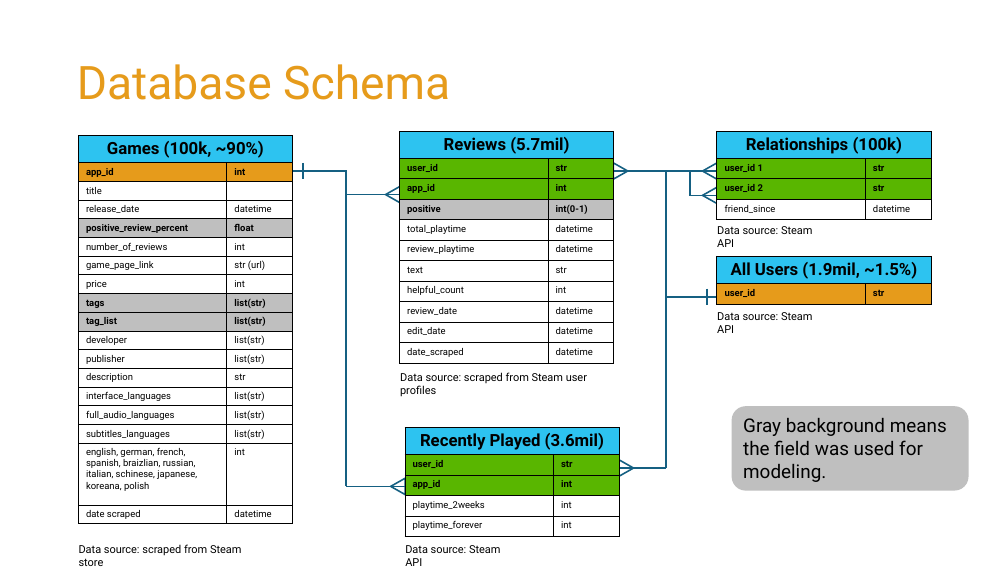
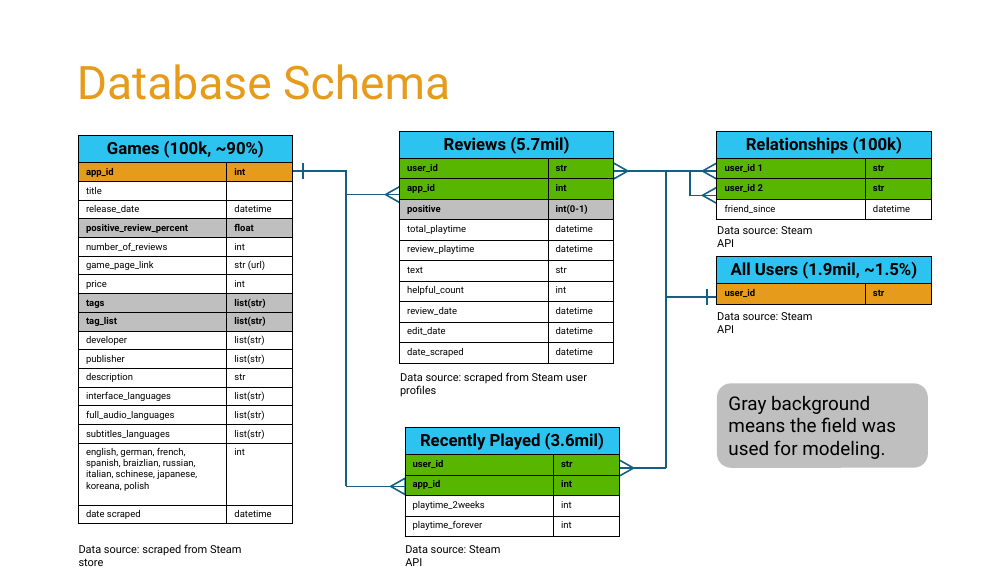
Before and after one commit to joshtod/Springboard, a slide deck: slide 5 of game_loc_prioritizer/reports/figures/JOD - Steam Recommendation System Capstone Presentation.pptx. Drawn at 1008x567 pixels with LibreOffice and Linux fonts; fonts in the diff are those of the drawing. Boxes give left, top, right and bottom in pixels: in the first picture for what was removed or moved away, otherwise in the second. Text is boxed around its words. In the diff, an @@ line names an element or a change of style, - is before the commit and + after.

```diff
--- a/game_loc_prioritizer/reports/figures/JOD - Steam Recommendation System Capstone Presentation.pptx
+++ b/game_loc_prioritizer/reports/figures/JOD - Steam Recommendation System Capstone Presentation.pptx
@@ rounded rectangle "Gray background means the field ...": place and size @@
-rounded rectangle "Gray background means the field ..." at box(732, 406, 969, 491)
+rounded rectangle "Gray background means the field ..." at box(717, 383, 928, 468)
```
Also in this commit, not shown: 2 other slides changed, 1 other file.
